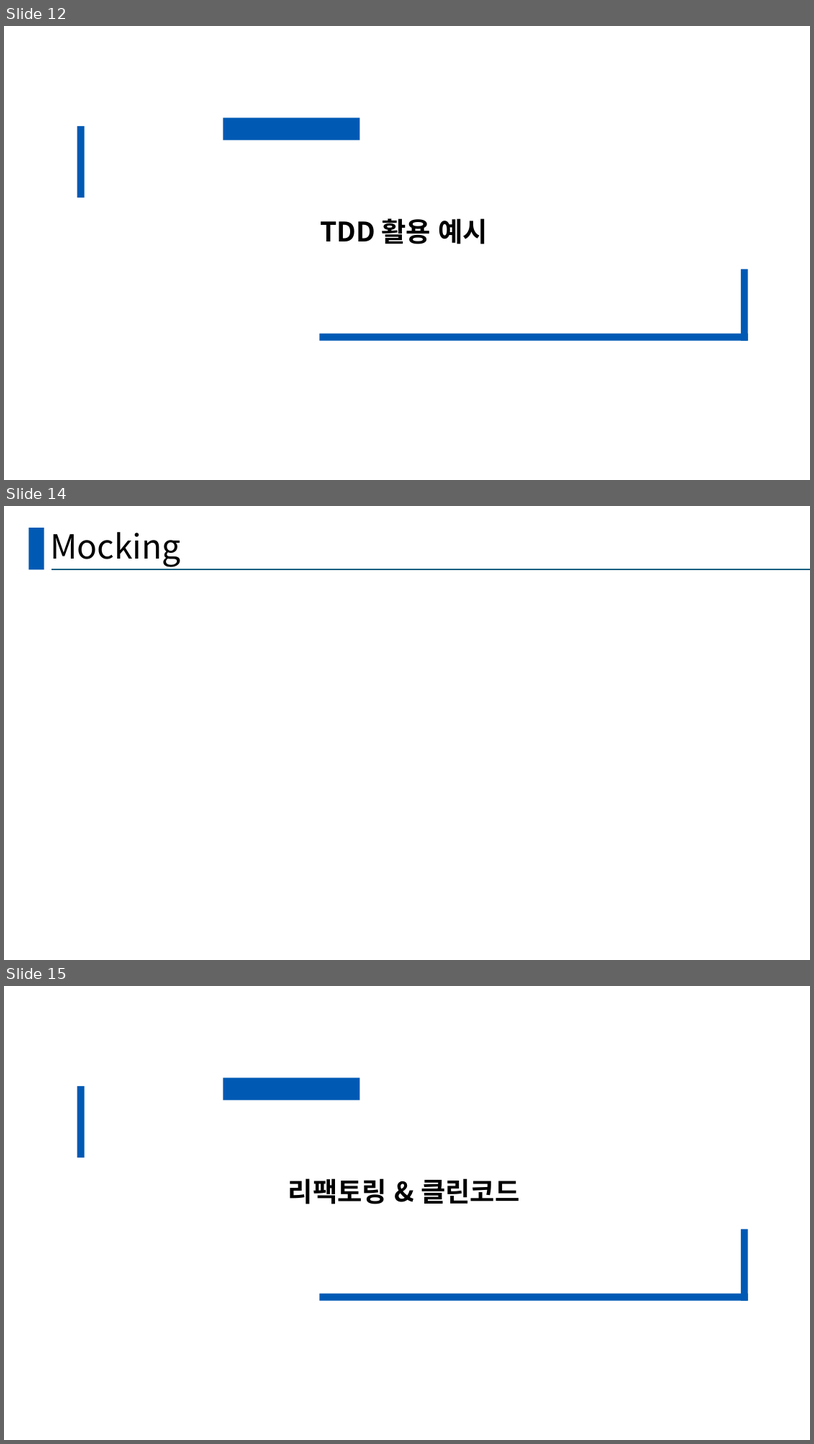
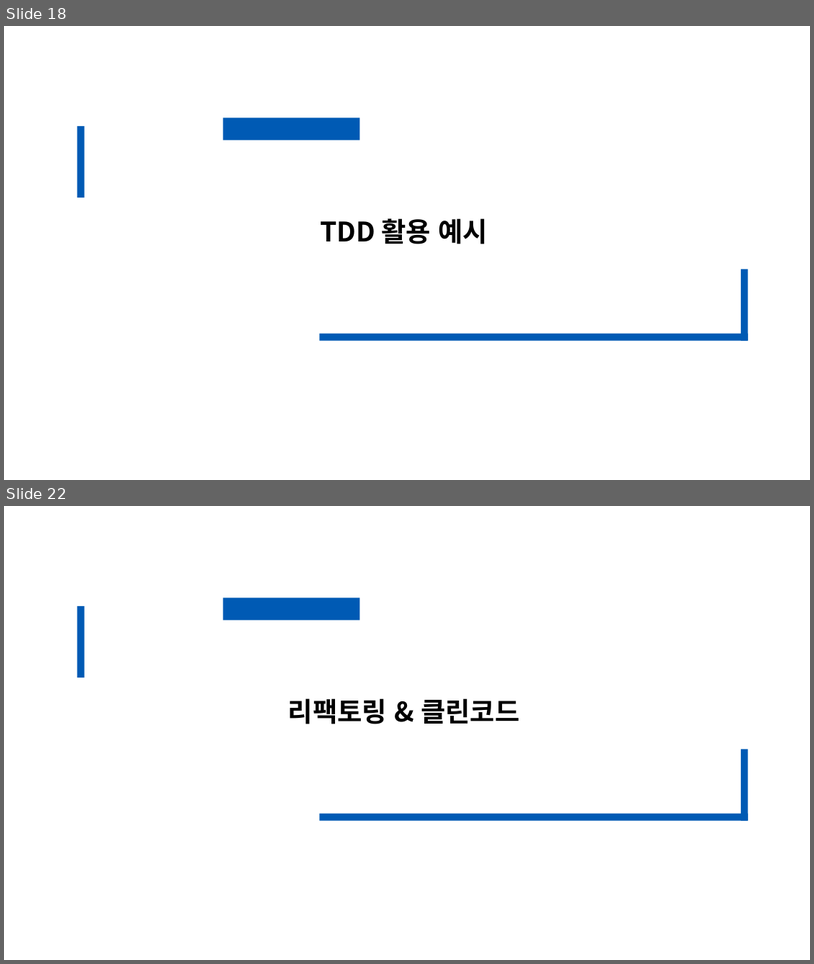
Before and after one commit to seungjun611/CRA_TeamProject_SSD, a slide deck: TeamProjectPPT.pptx. Shown one above the other, each under a label of ours: slides 12, 14 and 15 before the commit, slides 18 and 22 after it; the slides between them are not shown. The pictures are 814x1444 and 814x964 pixels, drawn with LibreOffice and Linux fonts; fonts in the diff are those of the drawing. Boxes give left, top, right and bottom in pixels: in the first picture for what was removed or moved away, otherwise in the second. Text is boxed around its words. In the diff, an @@ line names an element or a change of style, - is before the commit and + after.

```diff
--- a/TeamProjectPPT.pptx
+++ b/TeamProjectPPT.pptx
@@ slide 14 removed at (4, 506, 810, 960), background #FFFFFF @@
@@ rectangle removed at (28, 528, 44, 569) @@
@@ title removed at (50, 532, 181, 567) @@
-Mocking
@@ line removed from (52, 569) to (810, 569) @@
@@ what was slide 12 is now slide 18 @@
@@ what was slide 15 is now slide 22 @@
```
Also in this commit, not shown: 5 slides changed, 20 slides added, 5 other slides removed.
